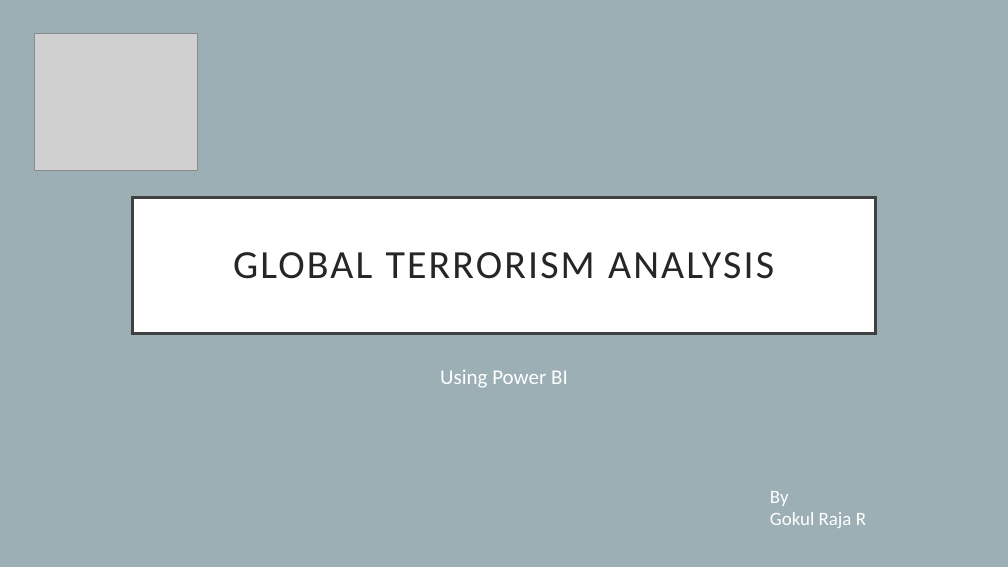
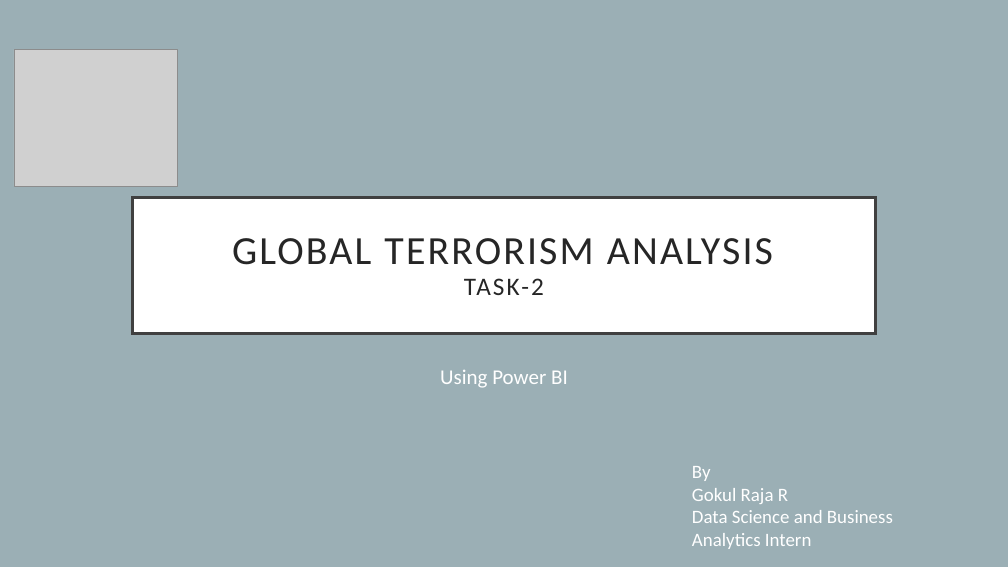
Before and after one commit to gokulrajar15/Global-Terrorism-Analysis-Using-Power-BI, a slide deck: slide 1 of ppt.pptx. Drawn at 1008x567 pixels with LibreOffice and Linux fonts; fonts in the diff are those of the drawing; grey boxes stand for pictures. Boxes give left, top, right and bottom in pixels: in the first picture for what was removed or moved away, otherwise in the second. Text is boxed around its words. In the diff, an @@ line names an element or a change of style, - is before the commit and + after.

```diff
--- a/ppt.pptx
+++ b/ppt.pptx
@@ picture: place and size @@
-picture at <box>35,34,198,171</box>
+picture at <box>14,49,178,186</box>
@@ title at <box>232,238,773,295</box>: text changed @@
-GLOBAL TERRORISM ANALYSIS
+GLOBAL TERRORISM ANALYSIS
+TASK-2
@@ text "By": place and size @@
-text "By" at <box>770,491,866,528</box>
+text "By" at <box>692,466,893,549</box>
@@ text at <box>692,510,893,549</box>: paragraph added @@
+Data Science and Business Analytics Intern
```
Also in this commit, not shown: 6 other slides changed, 1 slide removed, 2 other files.
